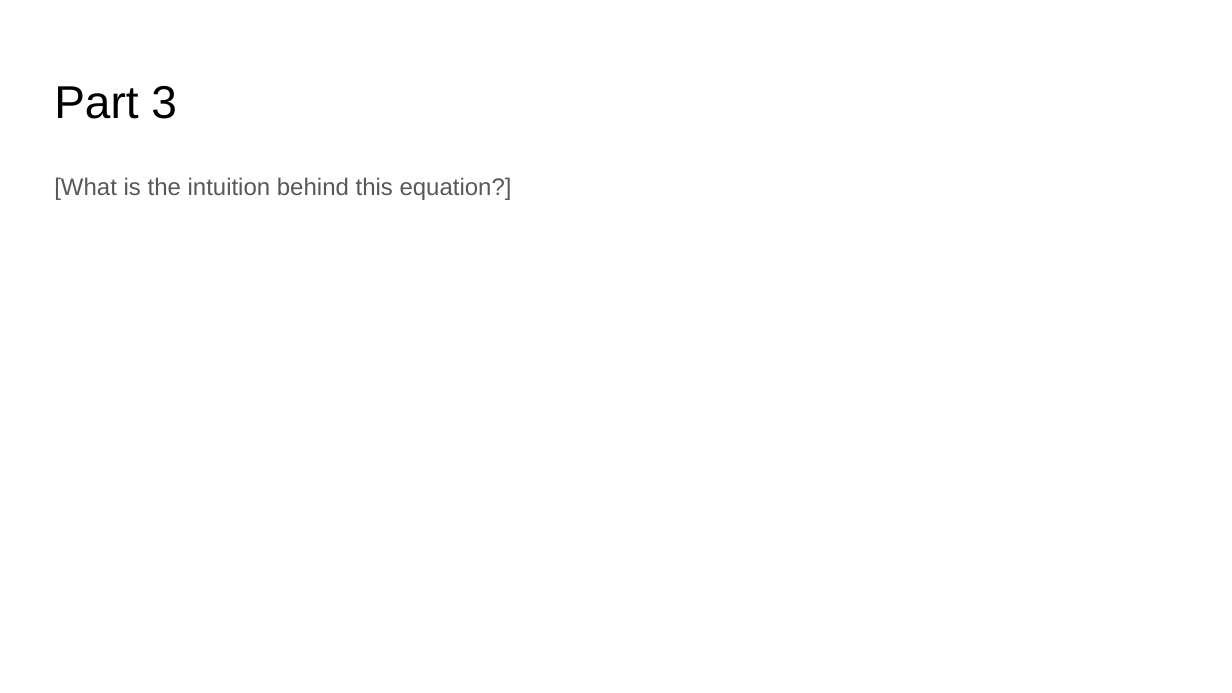
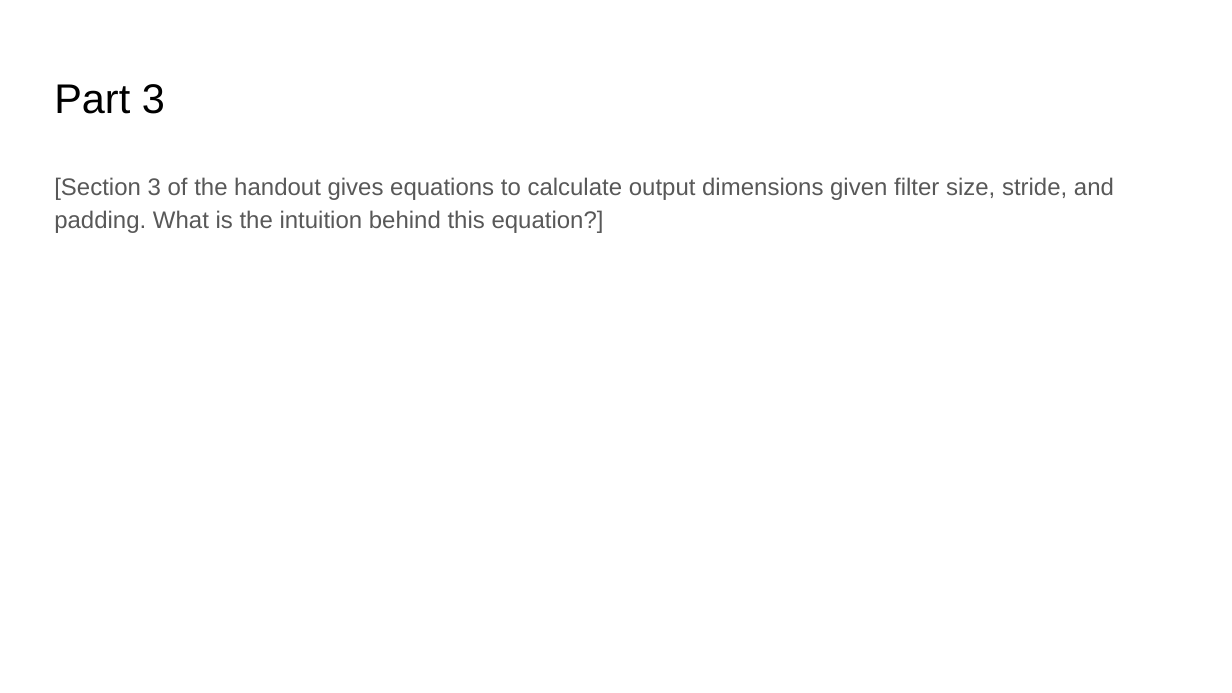
Before and after one commit to aashutoshav/Computer-Vision-Project-1, a slide deck: slide 13 of docs/report.pptx. Drawn at 1232x693 pixels with LibreOffice and Linux fonts; fonts in the diff are those of the drawing. Boxes give left, top, right and bottom in pixels: in the first picture for what was removed or moved away, otherwise in the second. Text is boxed around its words. In the diff, an @@ line names an element or a change of style, - is before the commit and + after.

Commit message:
Update student version for part 4 Spring 2022

```diff
--- a/docs/report.pptx
+++ b/docs/report.pptx
@@ title "Part 3" at (x1=54, y1=84, x2=165, y2=114): size 26.9 to 24.2 pt @@
@@ text at (x1=54, y1=177, x2=1114, y2=233): text changed @@
-[What is the intuition behind this equation?]
+[Section 3 of the handout gives equations to calculate output dimensions given filter size, stride, and padding. What is the intuition behind this equation?]
```
Also in this commit, not shown: 15 other slides changed, 6 slides added, 11 other files.
